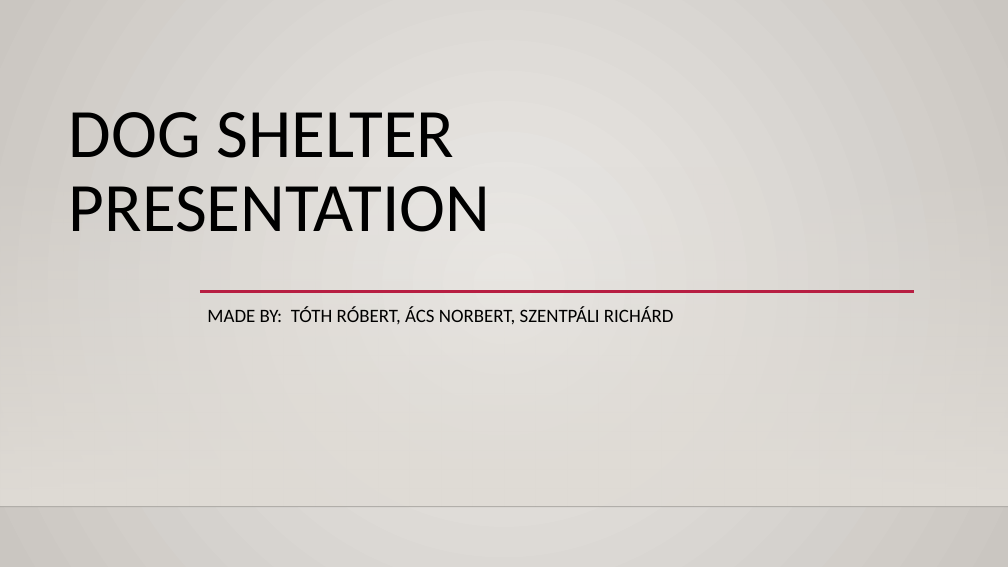
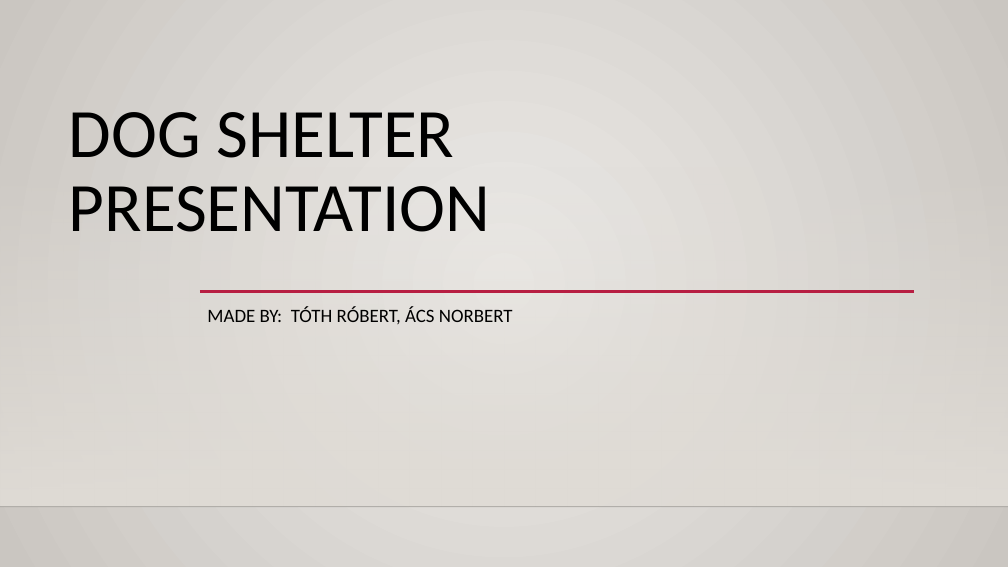
Before and after one commit to Robinhood0123/kutyak, a slide deck: slide 1 of DOKUMENTUMOK/menhelybemutato 1.pptx. Drawn at 1008x567 pixels with LibreOffice and Linux fonts; fonts in the diff are those of the drawing; background and template pictures are left out. Boxes give left, top, right and bottom in pixels: in the first picture for what was removed or moved away, otherwise in the second. Text is boxed around its words. In the diff, an @@ line names an element or a change of style, - is before the commit and + after.

```diff
--- a/DOKUMENTUMOK/menhelybemutato 1.pptx
+++ b/DOKUMENTUMOK/menhelybemutato 1.pptx
@@ subtitle at [207,307,513,324]: text changed @@
-MADE BY: TÓTH RÓBERT, ÁCS NORBERT, SZENTPÁLI RICHÁRD
+MADE BY: TÓTH RÓBERT, ÁCS NORBERT
```
Also in this commit, not shown: 2 slides added.
